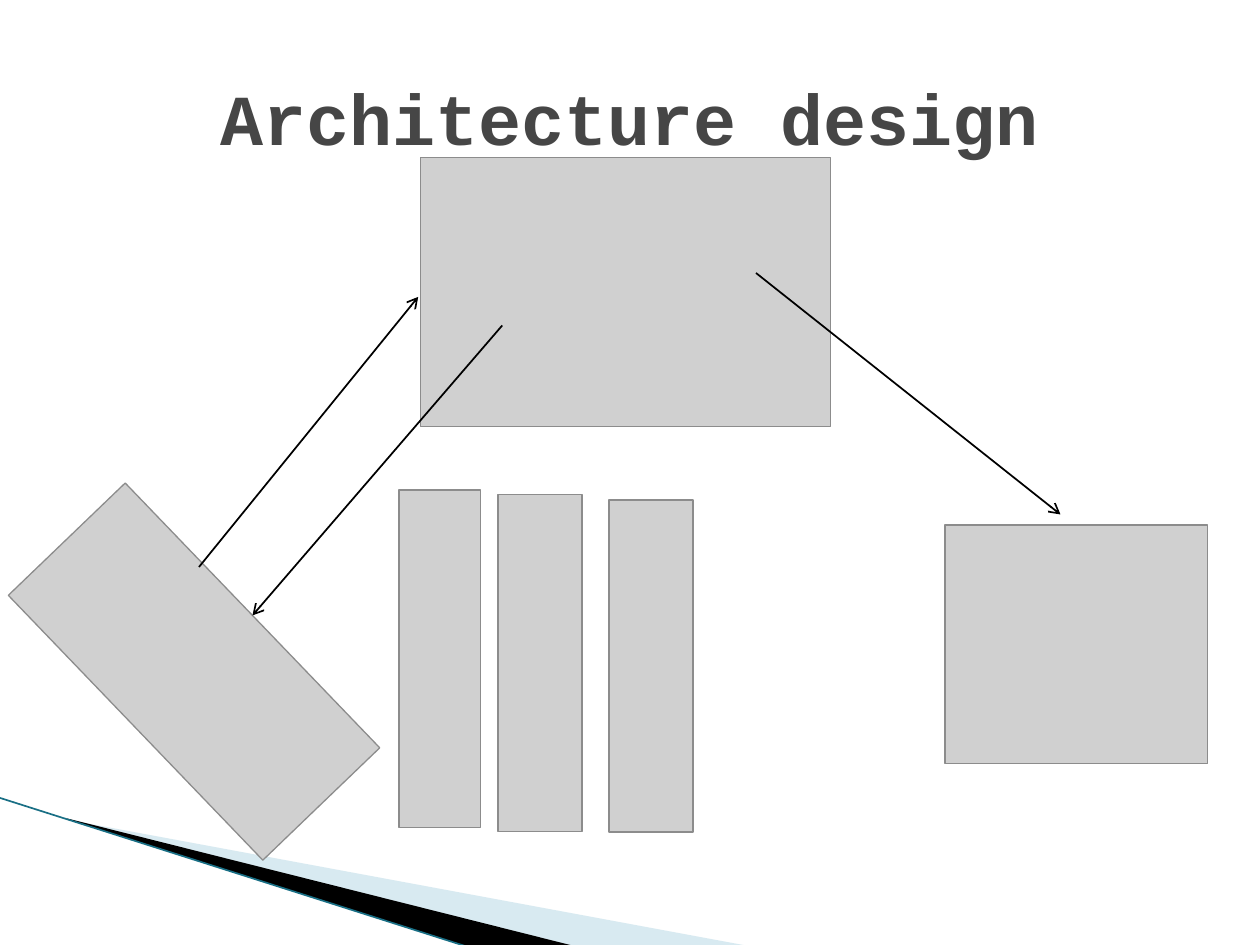
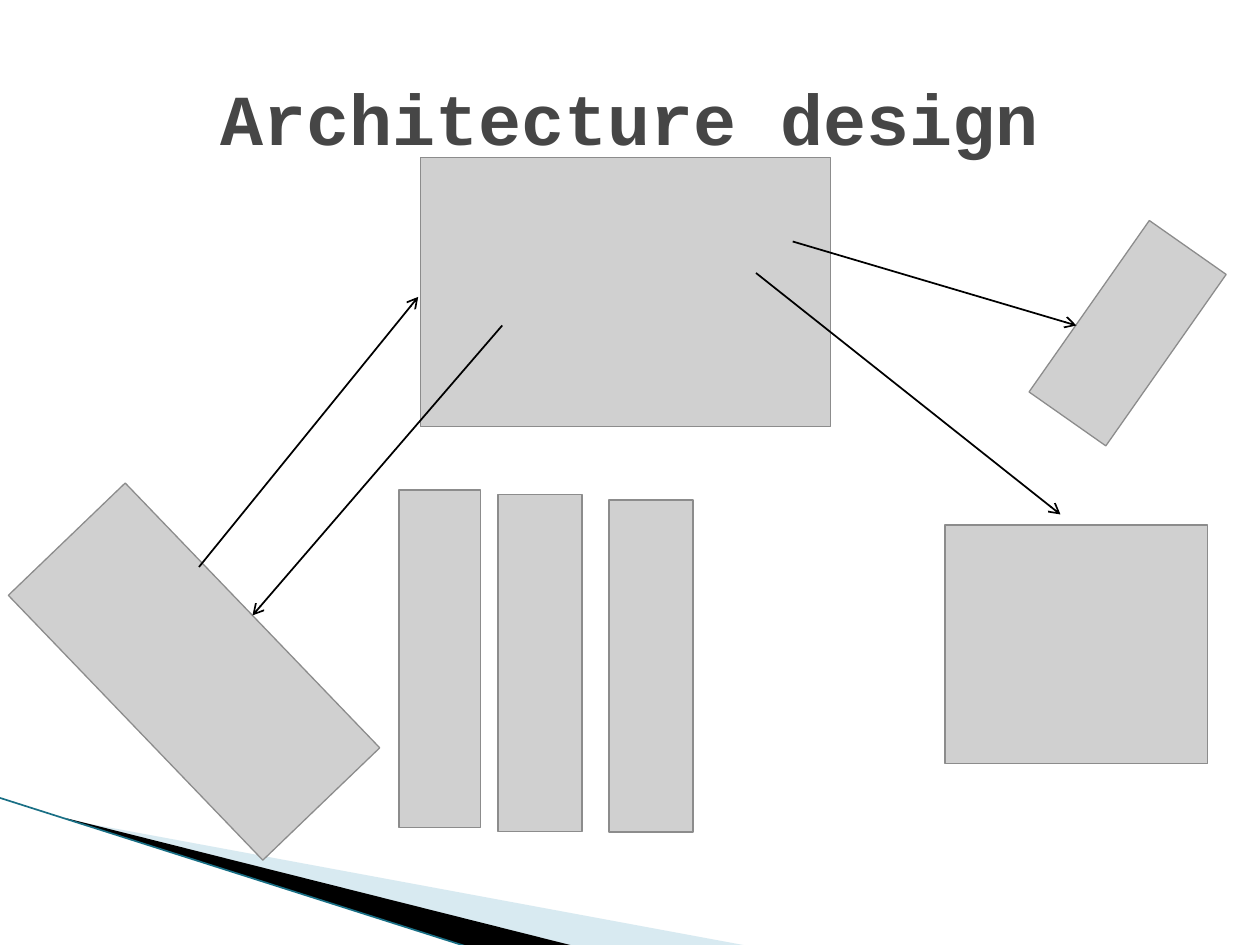
Before and after one commit to badernmb/SEIS-IOT, a slide deck: slide 4 of Smart Water Bottle.pptx. Drawn at 1260x945 pixels with LibreOffice and Linux fonts; fonts in the diff are those of the drawing; grey boxes stand for pictures; background and template pictures are left out. Boxes give left, top, right and bottom in pixels: in the first picture for what was removed or moved away, otherwise in the second. Text is boxed around its words. In the diff, an @@ line names an element or a change of style, - is before the commit and + after.

Commit message:
adding the phone pic which is missing in architect design slide

```diff
--- a/Smart Water Bottle.pptx
+++ b/Smart Water Bottle.pptx
@@ picture added at (1030,220,1227,445) @@
@@ arrow added from (793, 242) to (1076, 325), #000000 1 pt @@
```
Also in this commit, not shown: 1 other slide changed.
